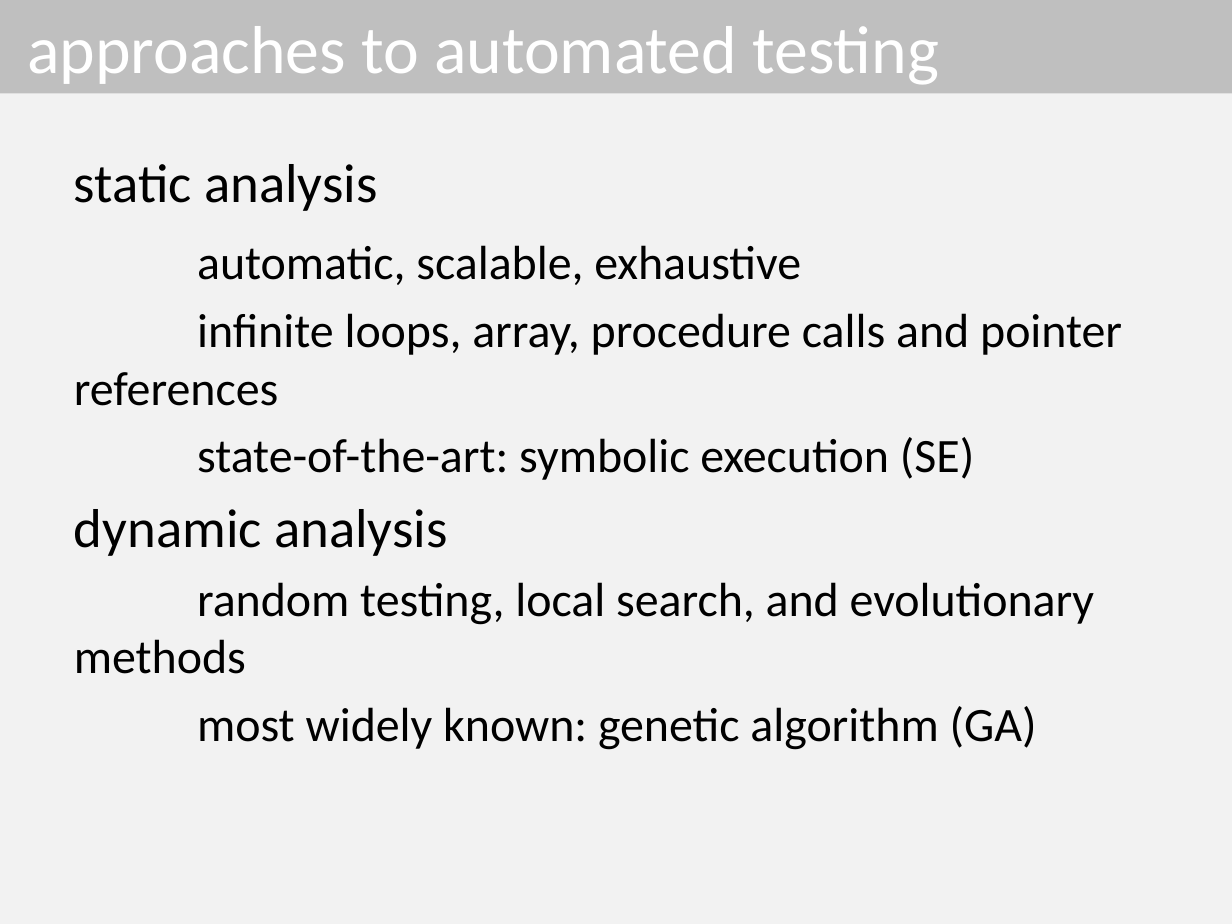
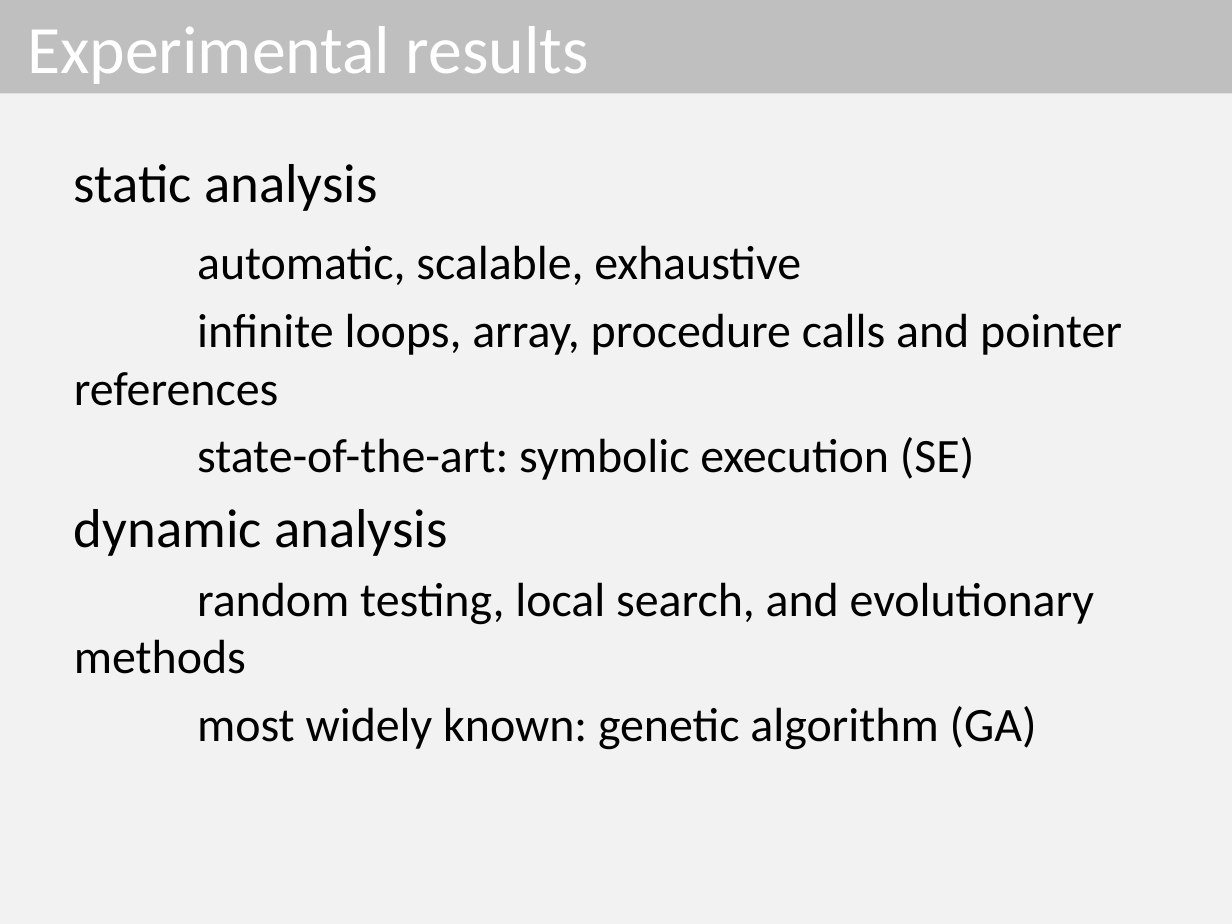
Before and after one commit to dinhngocthi/GAsource, a slide deck: slide 3 of CFT4CUnitSrc/src/report/ACIIDS2016_Presentation.pptx (slide 4 before the commit). Drawn at 1232x924 pixels with LibreOffice and Linux fonts; fonts in the diff are those of the drawing. Boxes give left, top, right and bottom in pixels: in the first picture for what was removed or moved away, otherwise in the second. Text is boxed around its words. In the diff, an @@ line names an element or a change of style, - is before the commit and + after.

```diff
--- a/CFT4CUnitSrc/src/report/ACIIDS2016_Presentation.pptx
+++ b/CFT4CUnitSrc/src/report/ACIIDS2016_Presentation.pptx
@@ title at <box>27,26,589,84</box>: text changed @@
-approaches to automated testing
+Experimental results
```
Also in this commit, not shown: 1 other slide changed, 26 slides removed.
